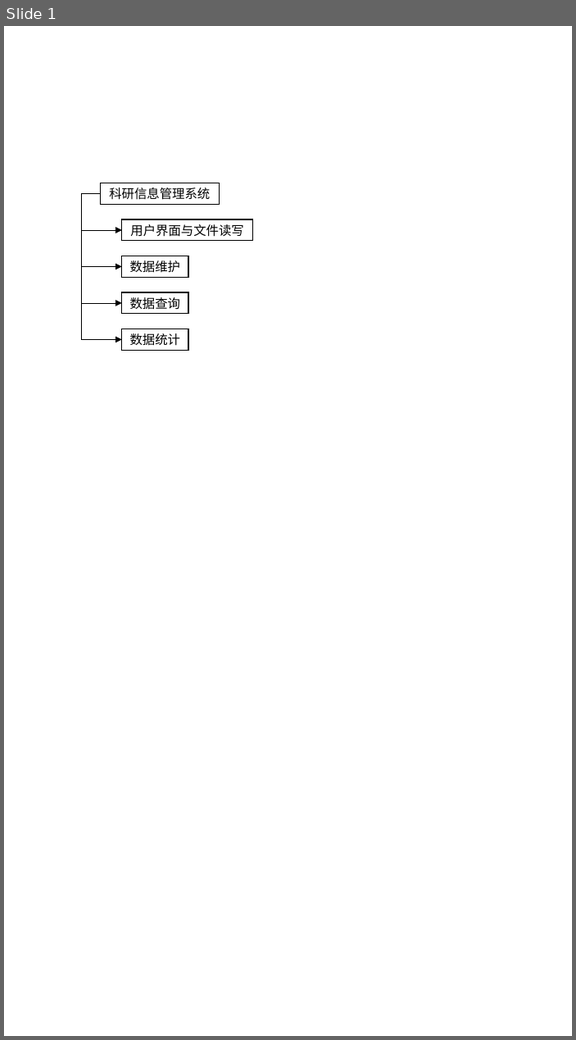
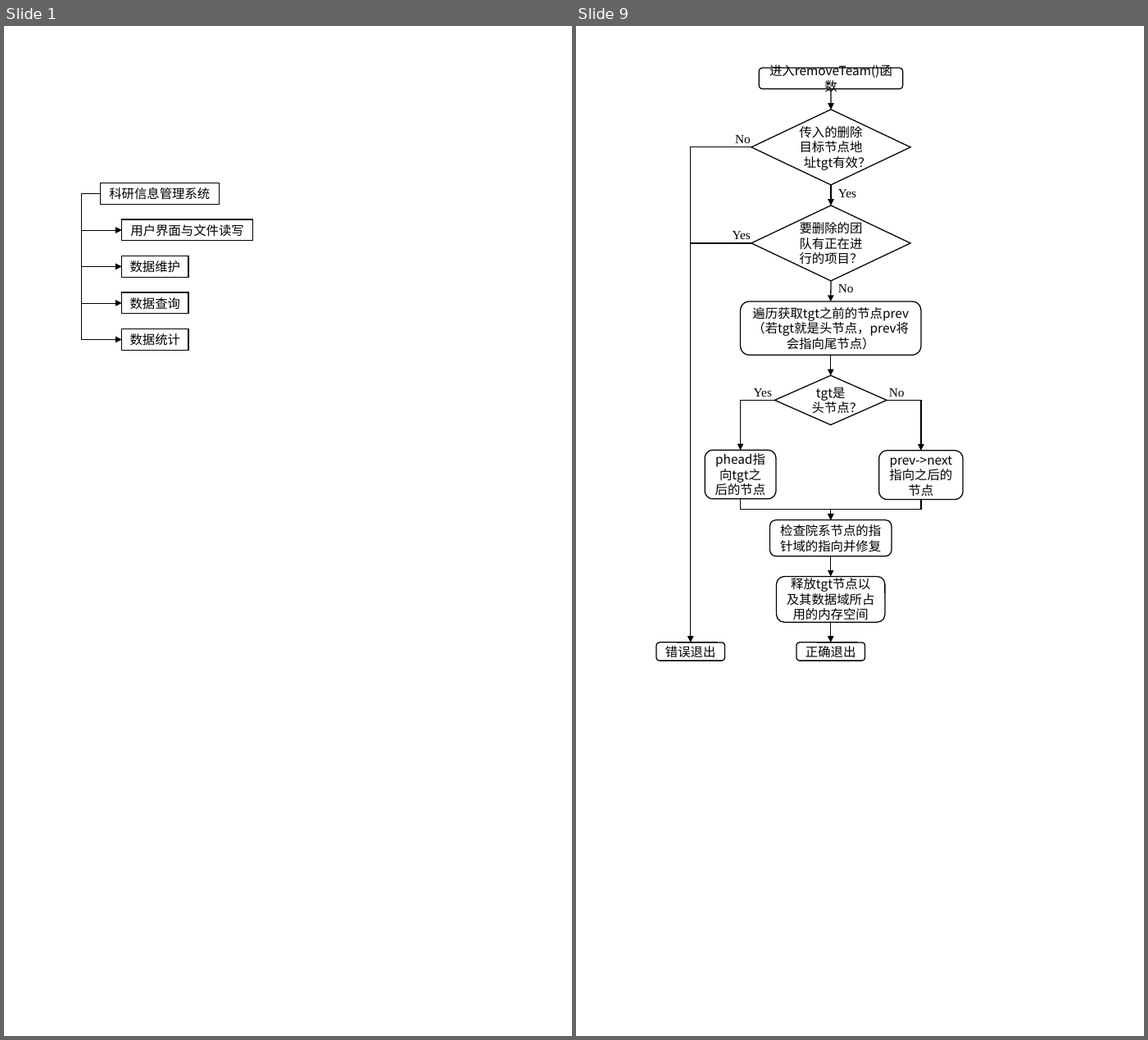
Before and after one commit to smdsbz/curriculum-design-1, a slide deck: Experiment_Report/drafts.pptx. Shown side by side, each under a label of ours: slide 1 before the commit, slides 1 and 9 after it; the slides between them are not shown. The pictures are 576x1040 and 1148x1040 pixels, drawn with LibreOffice and Linux fonts; fonts in the diff are those of the drawing. Boxes give left, top, right and bottom in pixels: in the first picture for what was removed or moved away, otherwise in the second. Text is boxed around its words. In the diff, an @@ line names an element or a change of style, - is before the commit and + after.

```diff
--- a/Experiment_Report/drafts.pptx
+++ b/Experiment_Report/drafts.pptx
@@ slide 9 added at (576,26,1144,1036), background #FFFFFF @@
@@ rounded rectangle added at (760,68,903,89), fill #FFFFFF, outline #000000 1 pt, 12 pt, text #000000 @@
+进入removeTeam()函数
@@ arrow added from (831, 89) to (831, 110), #000000 1 pt @@
@@ diamond added at (751,110,911,185), fill #FFFFFF, outline #000000 1 pt, 12 pt, text #000000 @@
+传入的删除目标节点地址tgt有效？
@@ elbow arrow added from (751, 147) to (691, 643), #000000 1 pt @@
@@ text added at (735,135,751,143), 12 pt, text #000000 @@
+No
@@ arrow added from (831, 185) to (831, 206), #000000 1 pt @@
@@ text added at (838,189,856,197), 12 pt, text #000000 @@
+Yes
@@ diamond added at (751,206,911,281), fill #FFFFFF, outline #000000 1 pt, 12 pt, text #000000 @@
+要删除的团队有正在进行的项目？
@@ line added from (751, 243) to (691, 243), #000000 1 pt @@
@@ text added at (733,231,751,239), 12 pt, text #000000 @@
+Yes
@@ arrow added from (831, 280) to (830, 302), #000000 1 pt @@
@@ text added at (838,284,854,292), 12 pt, text #000000 @@
+No
@@ rounded rectangle added at (741,302,920,356), fill #FFFFFF, outline #000000 1 pt, 12 pt, text #000000 @@
+遍历获取tgt之前的节点prev
+（若tgt就是头节点，prev将会指向尾节点）
@@ arrow added from (830, 355) to (830, 375), #000000 1 pt @@
@@ text added at (754,388,772,397), 12 pt, text #000000 @@
+Yes
@@ diamond added at (774,375,887,425), fill #FFFFFF, outline #000000 1 pt, 12 pt, text #000000 @@
+tgt是头节点？
@@ text added at (889,388,905,397), 12 pt, text #000000 @@
+No
@@ elbow arrow added from (774, 400) to (741, 450), #000000 1 pt @@
@@ elbow arrow added from (887, 400) to (921, 450), #000000 1 pt @@
@@ rounded rectangle added at (705,450,776,500), fill #FFFFFF, outline #000000 1 pt, 12 pt, text #000000 @@
+phead指向tgt之后的节点
@@ rounded rectangle added at (879,450,963,500), fill #FFFFFF, outline #000000 1 pt, 12 pt, text #000000 @@
+prev->next指向之后的节点
@@ elbow arrow added from (741, 499) to (830, 520), #000000 1 pt @@
@@ elbow arrow added from (921, 500) to (830, 520), #000000 1 pt @@
@@ rounded rectangle added at (770,520,892,557), fill #FFFFFF, outline #000000 1 pt, 12 pt, text #000000 @@
+检查院系节点的指针域的指向并修复
@@ arrow added from (830, 557) to (830, 577), #000000 1 pt @@
@@ rounded rectangle added at (777,577,885,622), fill #FFFFFF, outline #000000 1 pt, 12 pt, text #000000 @@
+释放tgt节点以及其数据域所占用的内存空间
@@ arrow added from (830, 622) to (830, 643), #000000 1 pt @@
@@ rounded rectangle added at (656,643,724,661), fill #FFFFFF, outline #000000 1 pt, 12 pt, text #000000 @@
+错误退出
@@ rounded rectangle added at (797,643,865,661), fill #FFFFFF, outline #000000 1 pt, 12 pt, text #000000 @@
+正确退出
```
Also in this commit, not shown: 1 slide changed, 6 other slides added, 4 other files.
